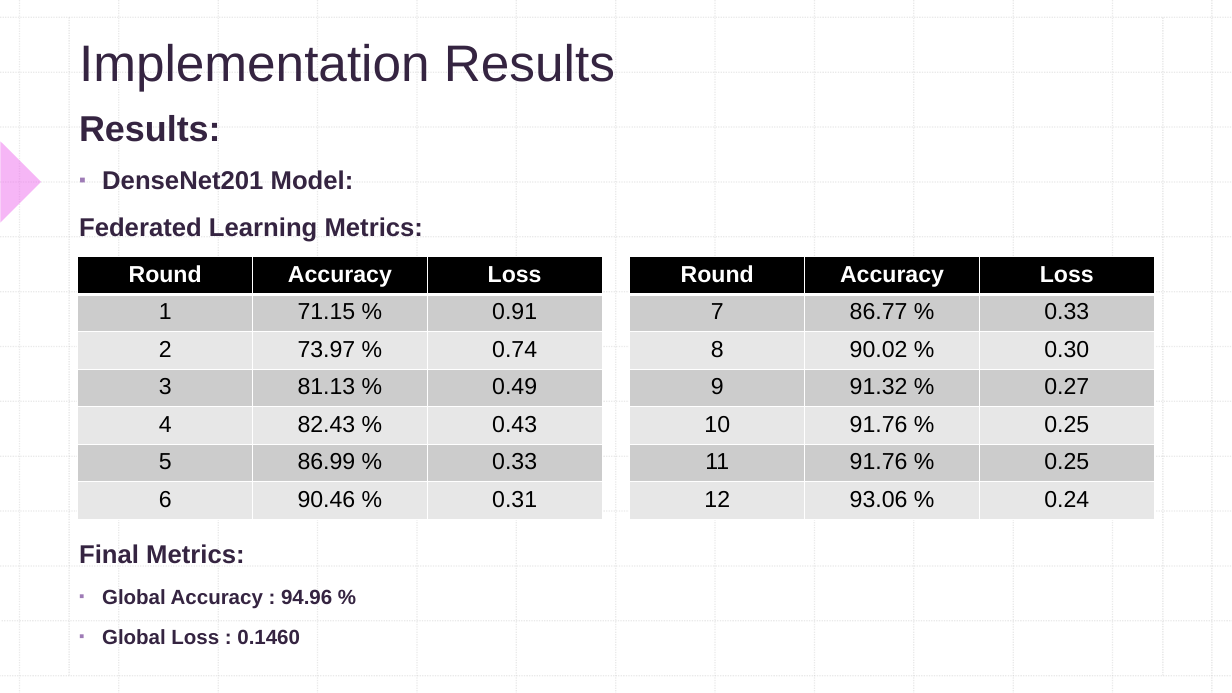
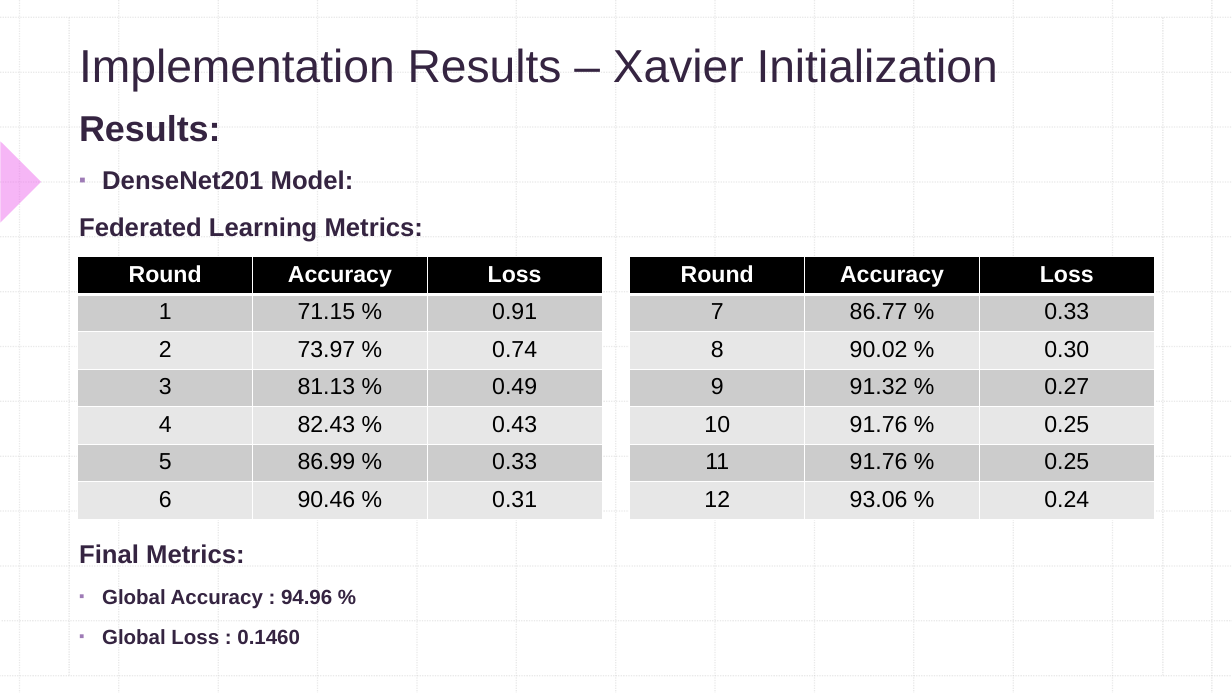
Before and after one commit to SaiNikhil26/PJT1-FL, a slide deck: slide 19 of Documents/PJT-1 Review-2.pptx. Drawn at 1232x693 pixels with LibreOffice and Linux fonts; fonts in the diff are those of the drawing. Boxes give left, top, right and bottom in pixels: in the first picture for what was removed or moved away, otherwise in the second. Text is boxed around its words. In the diff, an @@ line names an element or a change of style, - is before the commit and + after.

Commit message:
Added extra results

```diff
--- a/Documents/PJT-1 Review-2.pptx
+++ b/Documents/PJT-1 Review-2.pptx
@@ title at [79, 48, 998, 92]: text changed; size 40 to 36 pt @@
-Implementation Results
+Implementation Results – Xavier Initialization
```
Also in this commit, not shown: 3 other slides changed, 11 slides added, 1 slide removed, 27 other files.
